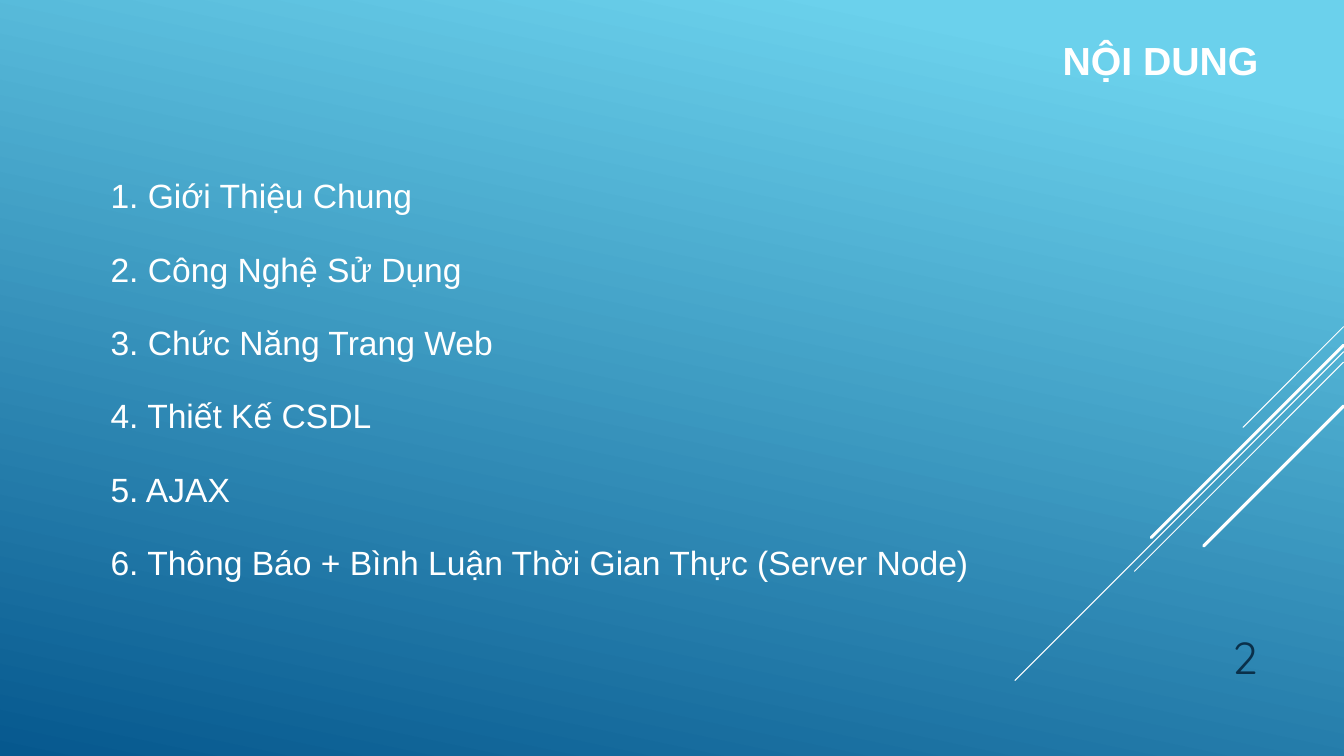
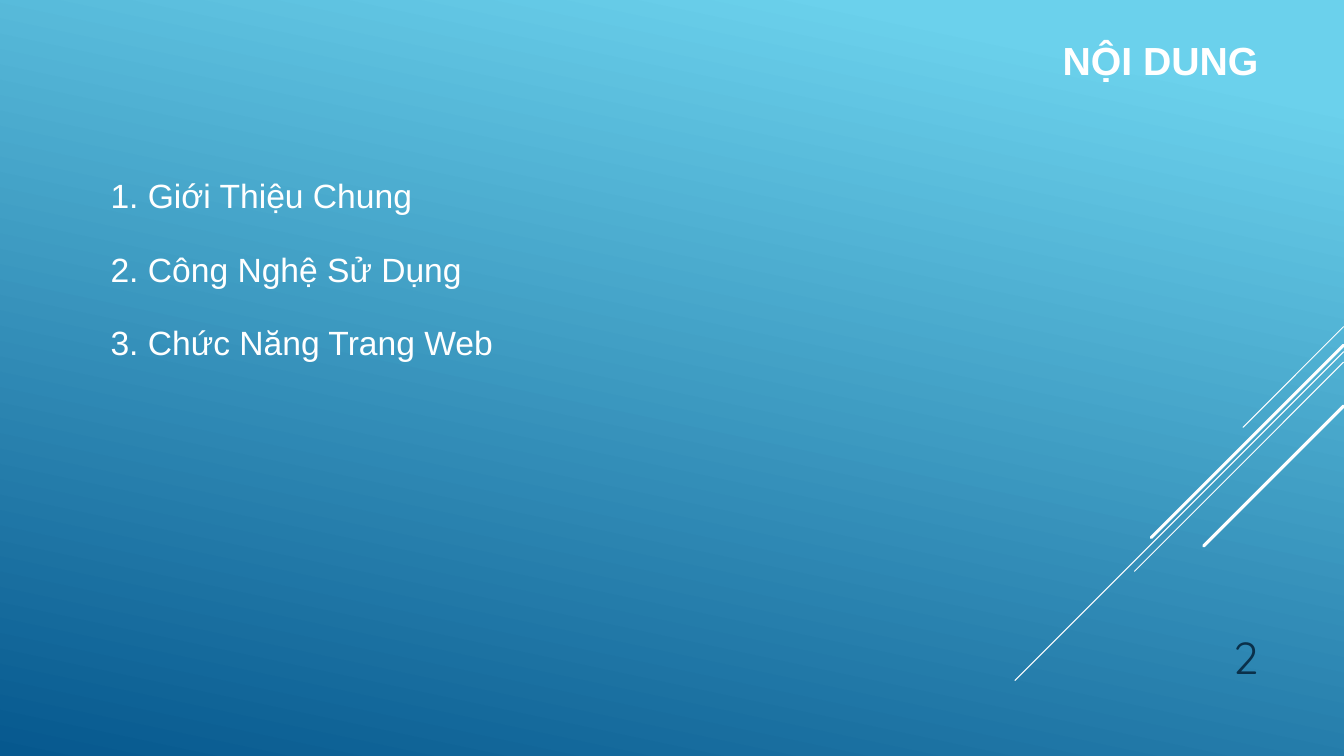
Before and after one commit to quangdat99/btl, a slide deck: slide 2 of Slide.pptx. Drawn at 1344x756 pixels with LibreOffice and Linux fonts; fonts in the diff are those of the drawing. Boxes give left, top, right and bottom in pixels: in the first picture for what was removed or moved away, otherwise in the second. Text is boxed around its words. In the diff, an @@ line names an element or a change of style, - is before the commit and + after.

```diff
--- a/Slide.pptx
+++ b/Slide.pptx
@@ text removed at bbox=[111, 402, 372, 429] @@
-4. Thiết Kế CSDL
@@ text removed at bbox=[111, 479, 230, 503] @@
-5. AJAX
@@ text removed at bbox=[111, 550, 968, 582] @@
-6. Thông Báo + Bình Luận Thời Gian Thực (Server Node)
```
Also in this commit, not shown: 2 other slides changed, 7 slides added, 2 slides removed, 10 other files.
